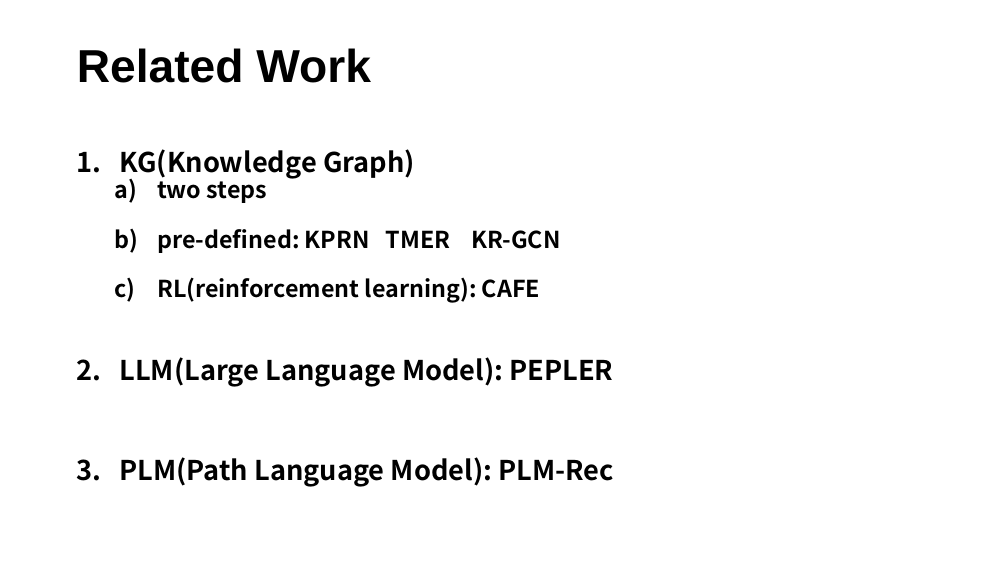
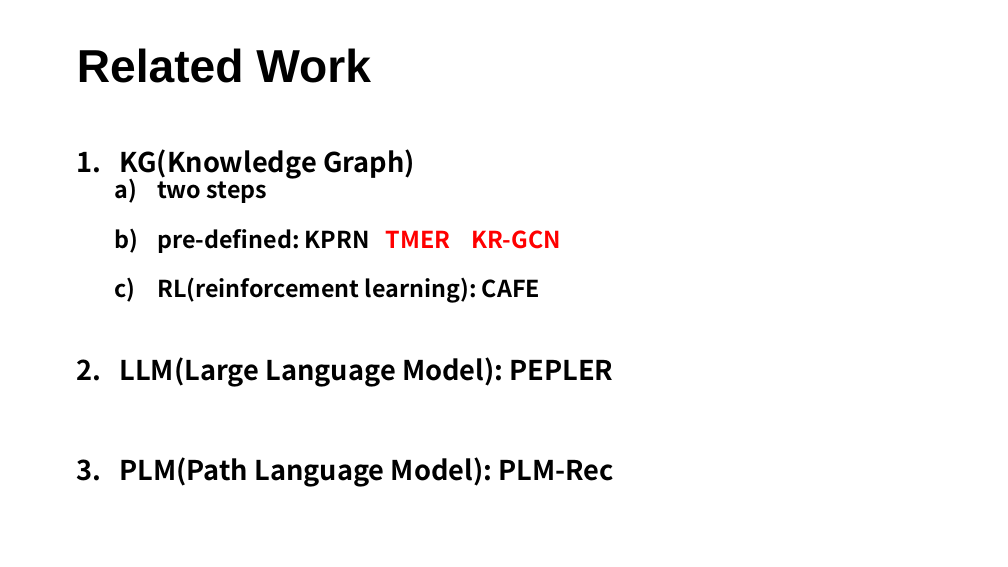
Before and after one commit to Viroog/explainable_resys-STU, a slide deck: slide 2 of explainable _recsys.pptx. Drawn at 1008x567 pixels with LibreOffice and Linux fonts; fonts in the diff are those of the drawing. Boxes give left, top, right and bottom in pixels: in the first picture for what was removed or moved away, otherwise in the second. Text is boxed around its words. In the diff, an @@ line names an element or a change of style, - is before the commit and + after.

```diff
--- a/explainable _recsys.pptx
+++ b/explainable _recsys.pptx
@@ text at (x1=157, y1=229, x2=561, y2=253): text colour #000000 to #FF0000 in "TMER KR-GCN" @@
```
Also in this commit, not shown: 5 other slides changed, 4 slides added, 2 slides removed, 7 other files.
